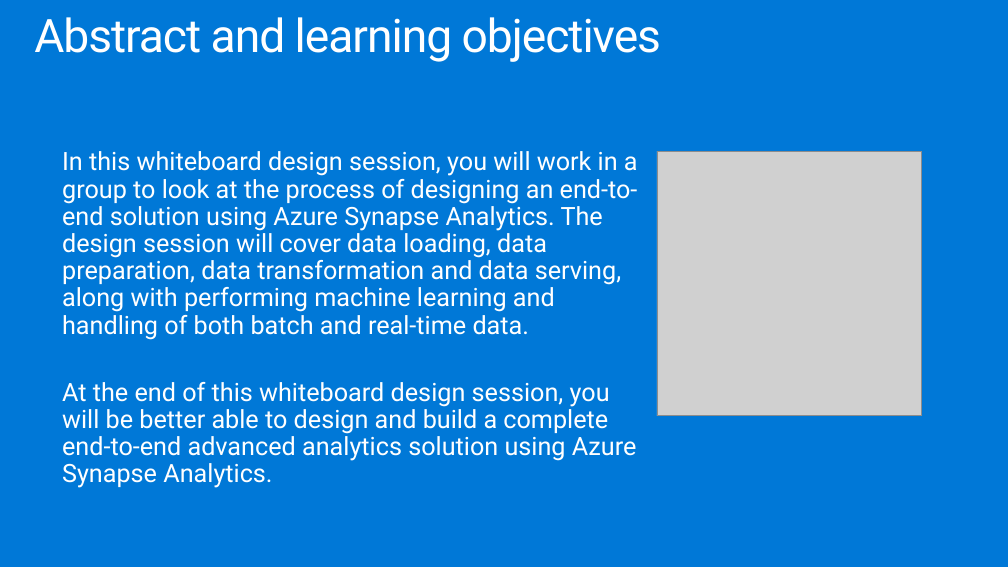
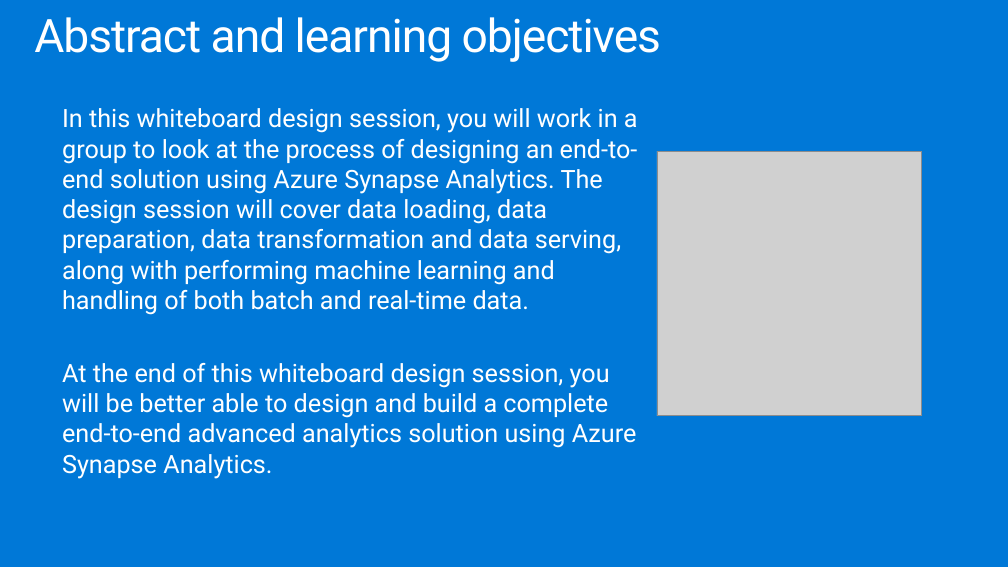
Before and after one commit to joelhulen/MCW-Azure-Synapse-Analytics-end-to-end-solution, a slide deck: slide 2 of Whiteboard design session/WDS trainer presentation - Azure Synapse Analytics end-to-end solution.pptx. Drawn at 1008x567 pixels with LibreOffice and Linux fonts; fonts in the diff are those of the drawing; grey boxes stand for pictures. Boxes give left, top, right and bottom in pixels: in the first picture for what was removed or moved away, otherwise in the second. Text is boxed around its words. In the diff, an @@ line names an element or a change of style, - is before the commit and + after.

```diff
--- a/Whiteboard design session/WDS trainer presentation - Azure Synapse Analytics end-to-end solution.pptx
+++ b/Whiteboard design session/WDS trainer presentation - Azure Synapse Analytics end-to-end solution.pptx
@@ text "In this whiteboard design session, ...": place and size @@
-text "In this whiteboard design session, ..." at <box>62,151,638,488</box>
+text "In this whiteboard design session, ..." at <box>62,108,638,479</box>
@@ text "In this whiteboard design session, ..." at <box>62,108,638,479</box>: line spacing 0.9 to 1 @@
```
Also in this commit, not shown: 26 other slides changed, 2 other files.
